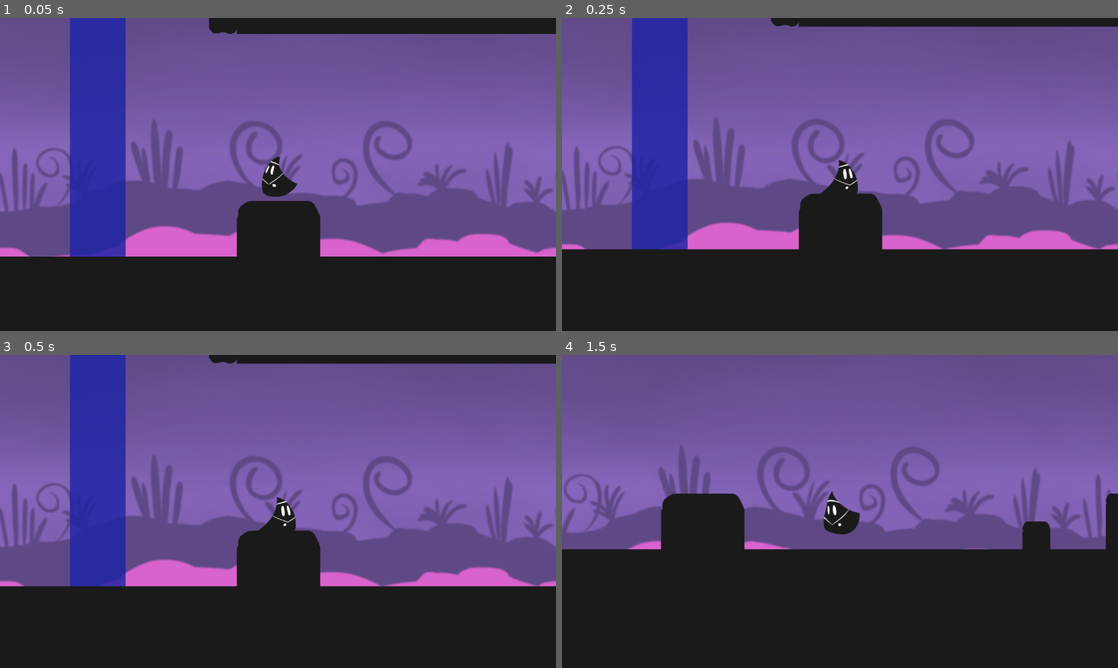
Above: before the commit, frames 1-4 (two rows, left to right).
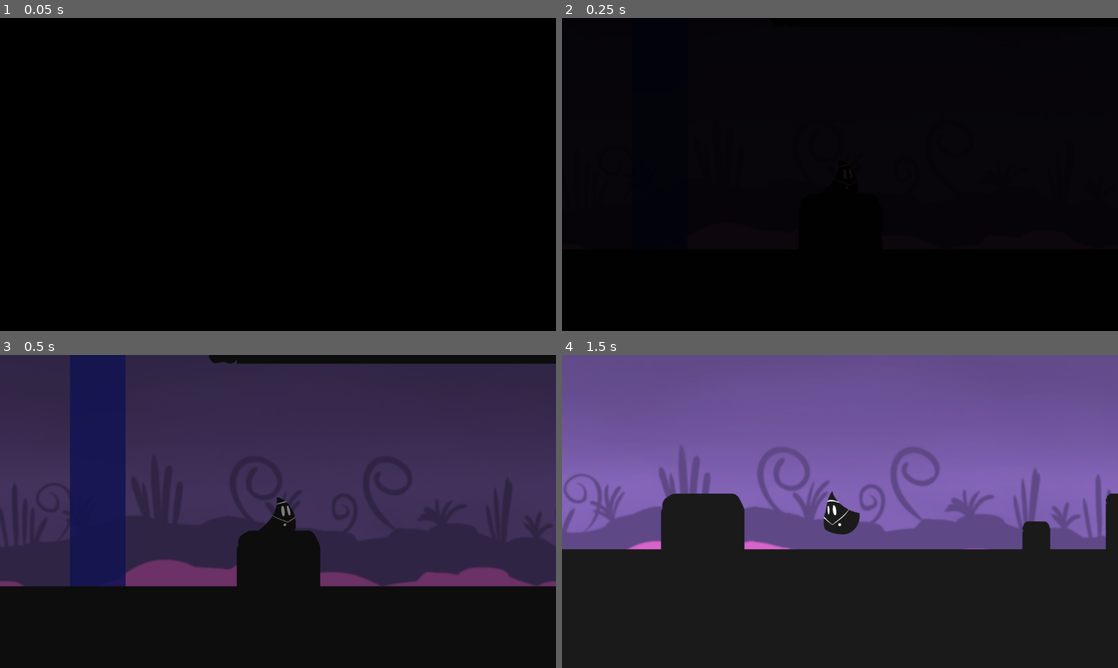
Above: after the commit, the same moments.

Repository: NicholasFlood2000/PirateSoftwareShadowAlchemy
Game: Godot game, scene res://Scenes/Levels/test/TestTest.tscn
Same seed, same stepped clock (60 frames per second), same inputs: the game is played once before the commit and once after it. This scene is started directly instead of the project's main scene.
Inputs:
- Up to frame 1 (0.05 s): no input
- Up to frame 2 (0.25 s): no input
- Up to frame 3 (0.5 s): no input
- Up to frame 4 (1.5 s): hold D (MoveRight) from 0.53 s (still down); tap J (Interact) at 0.6, 1.35 s; tap Space (Jump) at 0.77 s

The runs differ from the first frame. In frame 1, 100% of the frame differs, in the area x 0-100%, y 0-100%; in frame 2, 100%; in frame 3, 69%; in frame 4, nothing differs.

Commit message:
Added Screen transition code

Diff:
--- a/Scenes/Objects/Seaweed/sea_weed.tscn
+++ b/Scenes/Objects/Seaweed/sea_weed.tscn
@@ -1,6 +1,21 @@
 [gd_scene load_steps=5 format=3 uid="uid://cw0diiawdgh5a"]
 
 [ext_resource type="Texture2D" uid="uid://buouq7nxsxogu" path="res://Assets/Graphics/KelpSheet.png" id="1_0sg7v"]
+
+[sub_resource type="Animation" id="Animation_s73xj"]
+length = 0.001
+tracks/0/type = "value"
+tracks/0/imported = false
+tracks/0/enabled = true
+tracks/0/path = NodePath(".:frame")
+tracks/0/interp = 1
+tracks/0/loop_wrap = true
+tracks/0/keys = {
+"times": PackedFloat32Array(0),
+"transitions": PackedFloat32Array(1),
+"update": 1,
+"values": [0]
+}
 
 [sub_resource type="Animation" id="Animation_do3e5"]
 resource_name = "loop"
@@ -20,21 +35,6 @@
 "values": [0, 1, 2, 3, 4, 2]
 }
 
-[sub_resource type="Animation" id="Animation_s73xj"]
-length = 0.001
-tracks/0/type = "value"
-tracks/0/imported = false
-tracks/0/enabled = true
-tracks/0/path = NodePath(".:frame")
-tracks/0/interp = 1
-tracks/0/loop_wrap = true
-tracks/0/keys = {
-"times": PackedFloat32Array(0),
-"transitions": PackedFloat32Array(1),
-"update": 1,
-"values": [0]
-}
-
 [sub_resource type="AnimationLibrary" id="AnimationLibrary_3tmsx"]
 _data = {
 "RESET": SubResource("Animation_s73xj"),
--- /dev/null
+++ b/Scenes/ScreenTransition.gd
@@ -0,0 +1,15 @@
+extends CanvasLayer
+
+func transition_in():
+	var tween = get_tree().create_tween()
+	$ColorRect.modulate.a = 0
+
+	tween.tween_property($ColorRect, "modulate", Color(1,1,1,1), 1.0).set_trans(Tween.TRANS_CUBIC)
+
+	await tween.finished
+
+func transition_out():
+	var tween = get_tree().create_tween()
+	$ColorRect.modulate.a = 1
+
+	tween.tween_property($ColorRect, "modulate", Color(1,1,1,0.0), 1.0).set_trans(Tween.TRANS_CUBIC)
--- /dev/null
+++ b/Scenes/ScreenTransition.tscn
@@ -0,0 +1,14 @@
+[gd_scene load_steps=2 format=3 uid="uid://diy3uweg7c2nh"]
+
+[ext_resource type="Script" path="res://Scenes/ScreenTransition.gd" id="1_3xyp3"]
+
+[node name="ScreenTransition" type="CanvasLayer"]
+script = ExtResource("1_3xyp3")
+
+[node name="ColorRect" type="ColorRect" parent="."]
+anchors_preset = 15
+anchor_right = 1.0
+anchor_bottom = 1.0
+grow_horizontal = 2
+grow_vertical = 2
+color = Color(0, 0, 0, 1)
--- a/Scenes/player.tscn
+++ b/Scenes/player.tscn
@@ -73,6 +73,33 @@
 "start": SubResource("Animation_rmsgy")
 }
 
+[sub_resource type="Animation" id="Animation_s2j8x"]
+length = 0.001
+tracks/0/type = "value"
+tracks/0/imported = false
+tracks/0/enabled = true
+tracks/0/path = NodePath(".:frame")
+tracks/0/interp = 1
+tracks/0/loop_wrap = true
+tracks/0/keys = {
+"times": PackedFloat32Array(0),
+"transitions": PackedFloat32Array(1),
+"update": 1,
+"values": [0]
+}
+tracks/1/type = "value"
+tracks/1/imported = false
+tracks/1/enabled = true
+tracks/1/path = NodePath(".:visible")
+tracks/1/interp = 1
+tracks/1/loop_wrap = true
+tracks/1/keys = {
+"times": PackedFloat32Array(0),
+"transitions": PackedFloat32Array(1),
+"update": 1,
+"values": [false]
+}
+
 [sub_resource type="Animation" id="Animation_pfb0t"]
 resource_name = "start"
 length = 0.5
@@ -99,33 +126,6 @@
 "transitions": PackedFloat32Array(1, 1),
 "update": 1,
 "values": [true, false]
-}
-
-[sub_resource type="Animation" id="Animation_s2j8x"]
-length = 0.001
-tracks/0/type = "value"
-tracks/0/imported = false
-tracks/0/enabled = true
-tracks/0/path = NodePath(".:frame")
-tracks/0/interp = 1
-tracks/0/loop_wrap = true
-tracks/0/keys = {
-"times": PackedFloat32Array(0),
-"transitions": PackedFloat32Array(1),
-"update": 1,
-"values": [0]
-}
-tracks/1/type = "value"
-tracks/1/imported = false
-tracks/1/enabled = true
-tracks/1/path = NodePath(".:visible")
-tracks/1/interp = 1
-tracks/1/loop_wrap = true
-tracks/1/keys = {
-"times": PackedFloat32Array(0),
-"transitions": PackedFloat32Array(1),
-"update": 1,
-"values": [false]
 }
 
 [sub_resource type="AnimationLibrary" id="AnimationLibrary_afwa1"]
--- a/Scripts/Level.gd
+++ b/Scripts/Level.gd
@@ -17,6 +17,10 @@
 var CurrentBackground = "Water"
 # Called when the node enters the scene tree for the first time.
 func _ready():
+
+	ScreenTransition.transition_out()
+
+
 	CurrentBackground = InitialBackground
 	BackgroundChanged.emit( CurrentBackground )
 
--- a/project.godot
+++ b/project.godot
@@ -20,6 +20,7 @@
 GlobalSettings="*res://Scripts/GlobalSettings.gd"
 Colors="*res://Scripts/Colors.gd"
 LevelProgression="*res://Scripts/LevelProgression.gd"
+ScreenTransition="*res://Scenes/ScreenTransition.tscn"
 
 [display]
 
